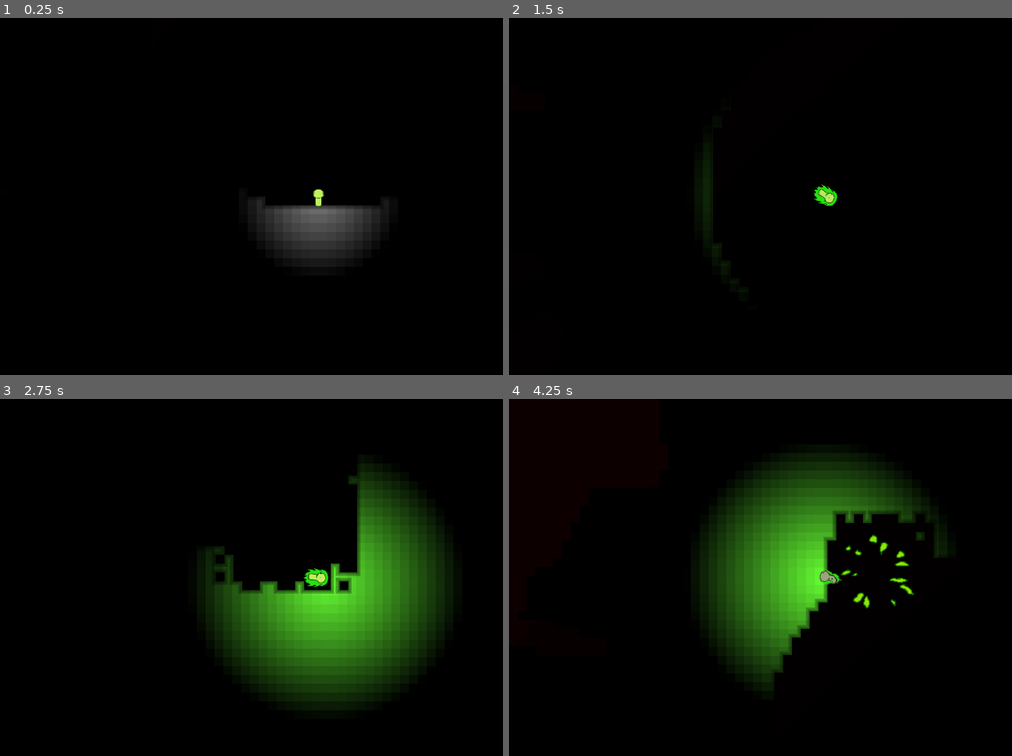
Above: before the commit, frames 1-4 (two rows, left to right).
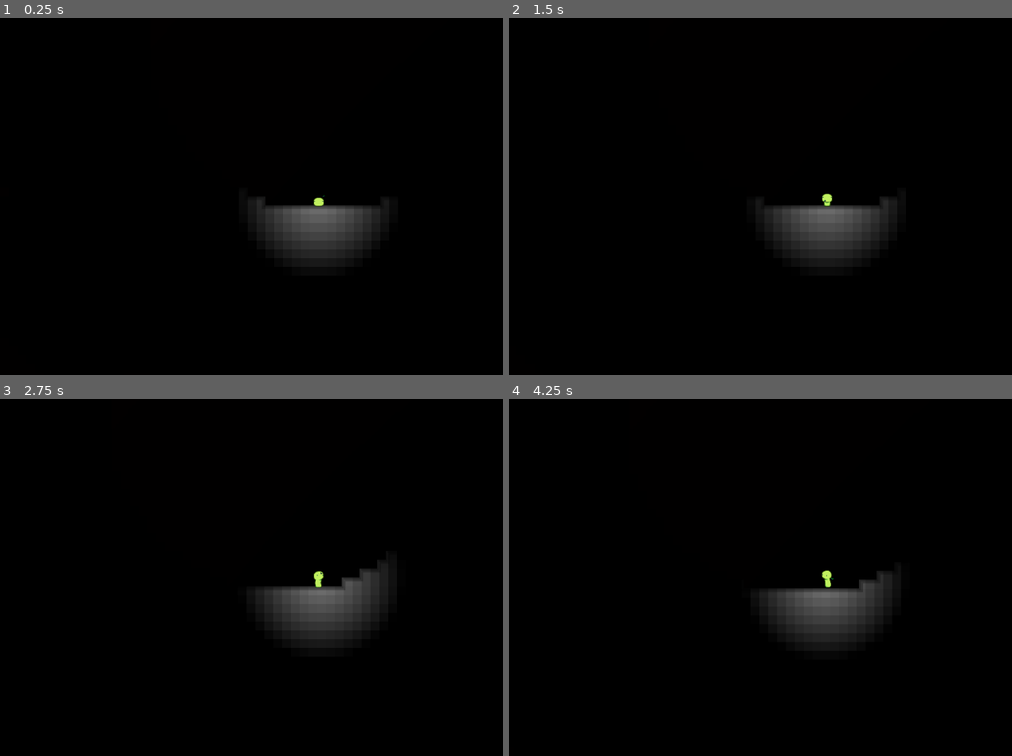
Above: after the commit, the same moments.

Repository: trurohawkins/cave
Game: Godot game, scene res://Scene/world.tscn
Same seed, same stepped clock (60 frames per second), same inputs: the game is played once before the commit and once after it.
Inputs (mouse positions are in pixels of both pictures, inside the frame that each line leads up to):
- Up to frame 1 (0.25 s): no input
- Up to frame 2 (1.5 s): tap Enter (energize) at 0.5 s; move the mouse to (966, 178) at 0.52 s; hold D (move_right) 0.53-1.28 s; hold Space (shoot) 0.53-1.28 s; click (966, 178) at 0.67 s; move the mouse to (700, 214) at 1.27 s; hold S (move_down) from 1.28 s (still down); tap Down (aim_down) at 1.35 s
- Up to frame 3 (2.75 s): tap Space (shoot) at 1.55, 2.3 s; move the mouse to (382, 498) at 2.02 s; release S (move_down) at 2.03 s; hold D (move_right) from 2.03 s (still down); hold Left (aim_left) from 2.03 s (still down)
- Up to frame 4 (4.25 s): move the mouse to (795, 648) at 2.77 s; release D (move_right) at 2.78 s; release Left (aim_left) at 2.78 s; hold W (move_up) 2.78-3.53 s; tap Right (aim_right) at 2.85 s; click (795, 648) at 2.92 s; tap Space (shoot) at 3.05 s; move the mouse to (outside the picture) at 3.52 s; hold A (move_left) from 3.53 s (still down); hold Space (shoot) from 3.53 s (still down); tap Up (aim_up) at 3.6 s

The runs differ from the first frame. In frame 1, less than 0.1% of the frame differs, in the area x 62-65%, y 47-53%; in frame 2, 3.8%; in frame 3, 19%, in the area x 40-91%, y 18-88%; in frame 4, 18%.

Commit message:
starting off sleeping is working, and respawning is feeling better

Diff:
--- a/Scene/player.tscn
+++ b/Scene/player.tscn
@@ -251,7 +251,7 @@
 
 [node name="GroundCheck" type="RayCast2D" parent="."]
 position = Vector2(0, 18)
-target_position = Vector2(0, 20)
+target_position = Vector2(0, 21)
 
 [node name="ForwardCheck" type="RayCast2D" parent="."]
 position = Vector2(0, 18)
--- a/Scripts/hud.gd
+++ b/Scripts/hud.gd
@@ -36,7 +36,8 @@
 		if Input.is_action_just_pressed("shoot"):
 			fadeTo(Color(0, 0, 0, 0))
 			textUp = ""
-			onFinish = Callable(GM, "spawnPlayer")
+			GM.spawnPlayer()
+			#onFinish = Callable(GM, "spawnPlayer")
 
 
 func fadeTo(color: Color):
@@ -46,5 +47,6 @@
 func deathSequence(gm):
 	GM = gm
 	fadeTo(Color.BLACK)
+	#fadeTo(Color(0, 1, 0, 0))
 	textUp = "I had the strangest dream, There was something immense and it made my eyes hurt"
 	onFinish = Callable(GM, "killPlayer")
--- a/Scripts/player.gd
+++ b/Scripts/player.gd
@@ -57,10 +57,11 @@
 var rechargeSpeed: float = 3#0.2
 
 var idle: int = 100
-var crouching: int = 0
-var sleepTime: int = 20
+var crouching: int = 3
+var sleepTime: int = 60
 var sleep: int = 0
 var dead: int = 0
+var alive = 0
 
 func _ready():
 	decelSpeed = baseDecel
@@ -70,7 +71,10 @@
 	get_tree().current_scene.add_child(gun)
 	gun.player = self
 	gun.scale = scale / 2
-	#bodySprite.play("sleep")
+	var rect: RectangleShape2D = body.shape
+	print("player ready")
+	rect.size = Vector2(32, 30)
+	bodySprite.play("sleep")
 	#setEnergySaturate()
 
 func setEnergySprite():
@@ -114,6 +118,9 @@
 		GM.setPlayerLight(300, Vector3(0.5, 0.5, 0.5))
 
 func _physics_process(delta):
+	if alive < 35:#it takes a sec on respawningt ofor things to work
+		alive += 1
+		return
 	if dead > 0:
 		if dead == 1:
 			bodySprite.play("hurt")
@@ -163,8 +170,6 @@
 				crashDir = crashDir.angle()
 				var diff = rad_to_deg(wrapf(myDir - crashDir, -PI, PI))
 				if power >= landingPower:
-
-
 					if abs(diff) < 45:
 						crash(collision.get_position(), power)
 	if rPauseTimer - delta > 0:
@@ -194,6 +199,8 @@
 var curJump = 0
 
 func walk(delta: float):
+	if Engine.get_physics_frames() < 25:#it takes a few frames for tilemap world to become collidable
+		return false
 	if groundCheck.is_colliding():
 		var colPoint : Vector2 = groundCheck.get_collision_point()
 		var dist = colPoint.distance_to(global_position)
@@ -207,14 +214,15 @@
 	else:
 		grounded = false
 		rotation = cam.rotation
+	#print("grounded: " + str(grounded))
 	var jump = Vector2(0, 0)
 	if Input.is_action_just_pressed("move_up") && jumping < jumpMax:
 		if crouching == 0:
 			jumping += 1
 			curJump = 0
 		elif crouching == 3:
+			crouching = 1
 			bodySprite.play("rise")
-		print(crouching)
 		#print("jumP " + str(cam.rotation))
 	if jumping != 0:
 		if curJump + delta < 0.5:
@@ -229,18 +237,22 @@
 		#print(jump)
 		jump = jump * jPower
 	if Input.is_action_just_pressed("move_down"):
-		bodySprite.play_backwards("rise")
-		velocity = Vector2.ZERO
-		crouching = 1
-		idle = 100
+		if crouching == 0:
+			bodySprite.play_backwards("rise")
+			velocity = Vector2.ZERO
+			crouching = 1
+			idle = 100
 	elif Input.is_action_just_released("move_down"):
+		#dprint("release " + str(crouching))
 		if crouching < 3:
+			crouching = 1
 			bodySprite.play("rise")
 	else:
 		if crouching == 2:
 			if sleep < sleepTime:
 				sleep += 1
 			else:
+				sleep = 0
 				crouching = 3
 				bodySprite.play("sleep")
 
@@ -272,6 +284,10 @@
 		var move = Vector2(curDir, 0)
 		move = move.rotated(rotation)
 		walkDir = move * delta * walkSpeed
+	elif crouching == 3:
+		if Input.is_action_pressed("move_left") || Input.is_action_pressed("move_right"):
+			crouching = 1
+			bodySprite.play("rise")
 	if forwardCheck.is_colliding():
 		walkDir = Vector2(0,0)
 		curWalk = 0
@@ -289,6 +305,8 @@
 			else:
 				bodySprite.play("walk")
 				idle = 0
+		elif crouching >= 2 && (bodySprite.animation != "sleep" || bodySprite.animation != "rise"):
+			bodySprite.play("sleep")
 	else:
 		bodySprite.play("in_air")
 	return grounded
@@ -340,7 +358,7 @@
 
 func crash(pos: Vector2, power: float):
 	#print(power)
-	if power < landingPower:
+	if power <= landingPower:
 		return
 	print(str(power) + " < " + str(landingPower))
 	if !invincible:
@@ -389,7 +407,6 @@
 		staggered = true
 		bodySprite.play("hurt")
 	elif staggered:
-		print("not staggered")
 		bodySprite.play("in_air")
 		staggerCounter = 0
 		staggered = false
